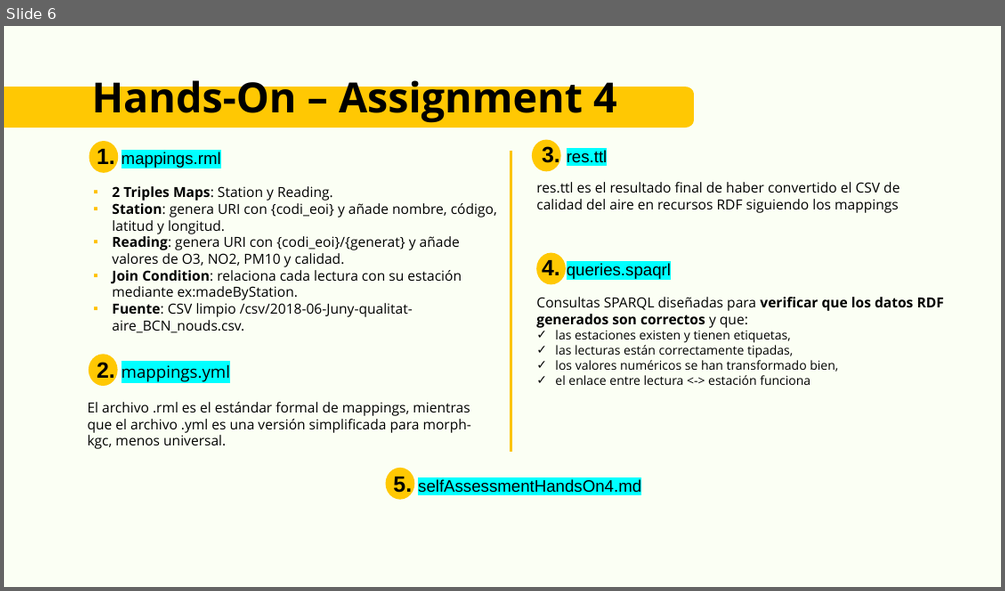
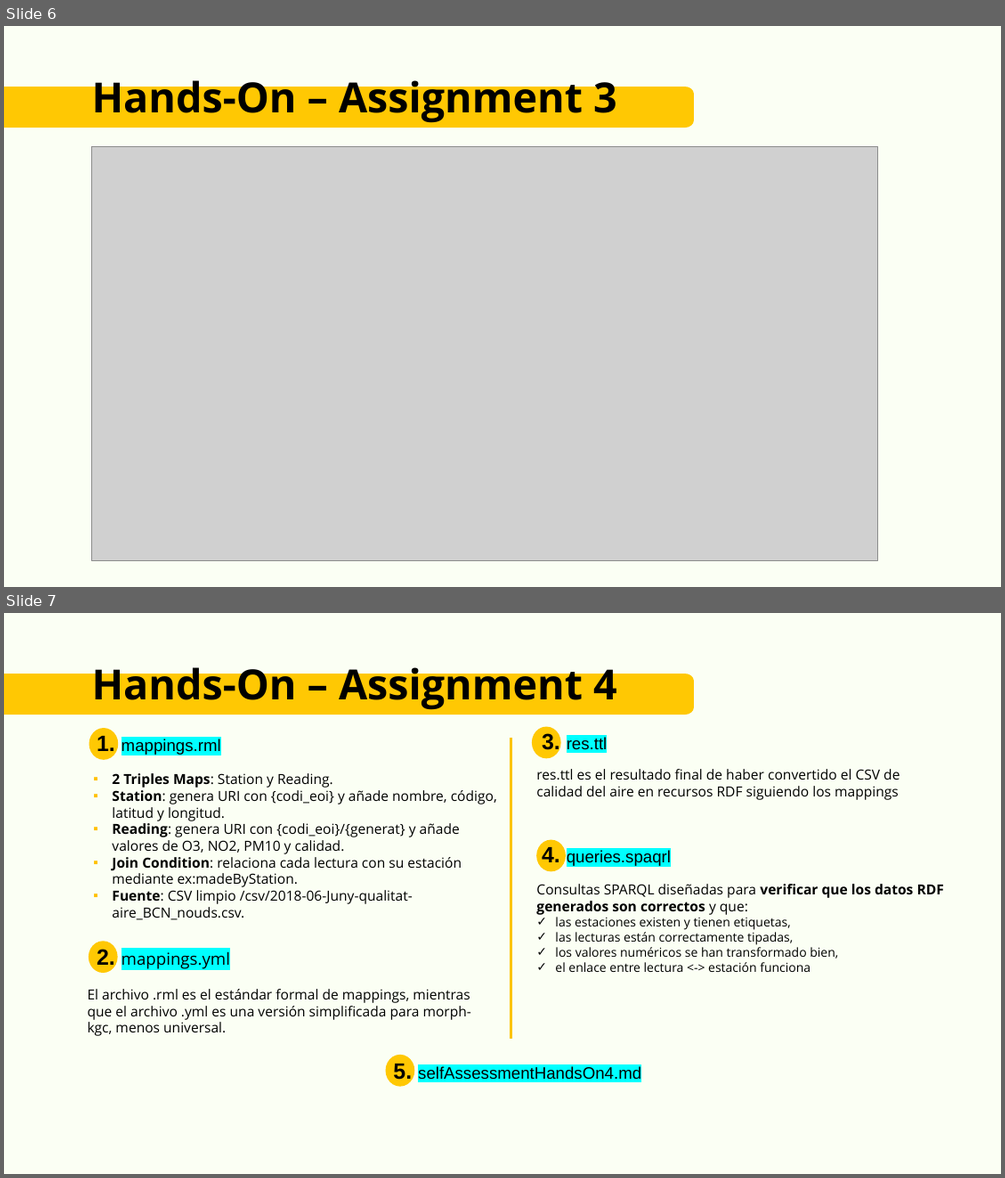
Before and after one commit to HermeUPM/Curso2025-2026, a slide deck: HandsOn/Group05/Presentation 2.pptx. Shown one above the other, each under a label of ours: slide 6 before the commit, slides 6 and 7 after it. The pictures are 1005x591 and 1005x1178 pixels, drawn with LibreOffice and Linux fonts; fonts in the diff are those of the drawing; grey boxes stand for pictures. Boxes give left, top, right and bottom in pixels: in the first picture for what was removed or moved away, otherwise in the second. Text is boxed around its words. In the diff, an @@ line names an element or a change of style, - is before the commit and + after.

```diff
--- a/HandsOn/Group05/Presentation 2.pptx
+++ b/HandsOn/Group05/Presentation 2.pptx
@@ slide 6 added at (4, 26, 1001, 587), background #F5FFE3 at 37% opacity @@
@@ text added at (92, 74, 617, 123), 60 pt, text #000000, bold @@
+Hands-On – Assignment 3
@@ freeform shape added at (4, 87, 693, 127), fill #FFC803 @@
@@ picture added at (92, 147, 878, 560) @@
@@ what was slide 6 is now slide 7 @@
```
